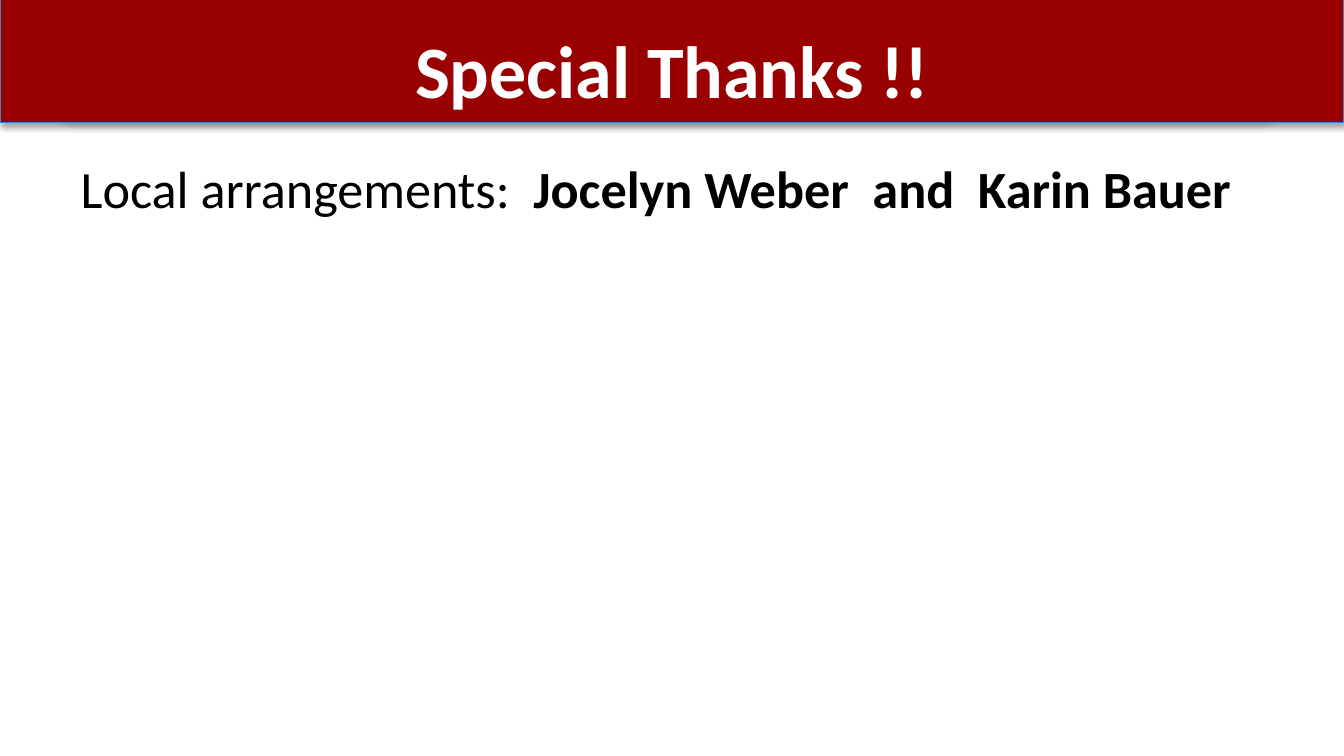
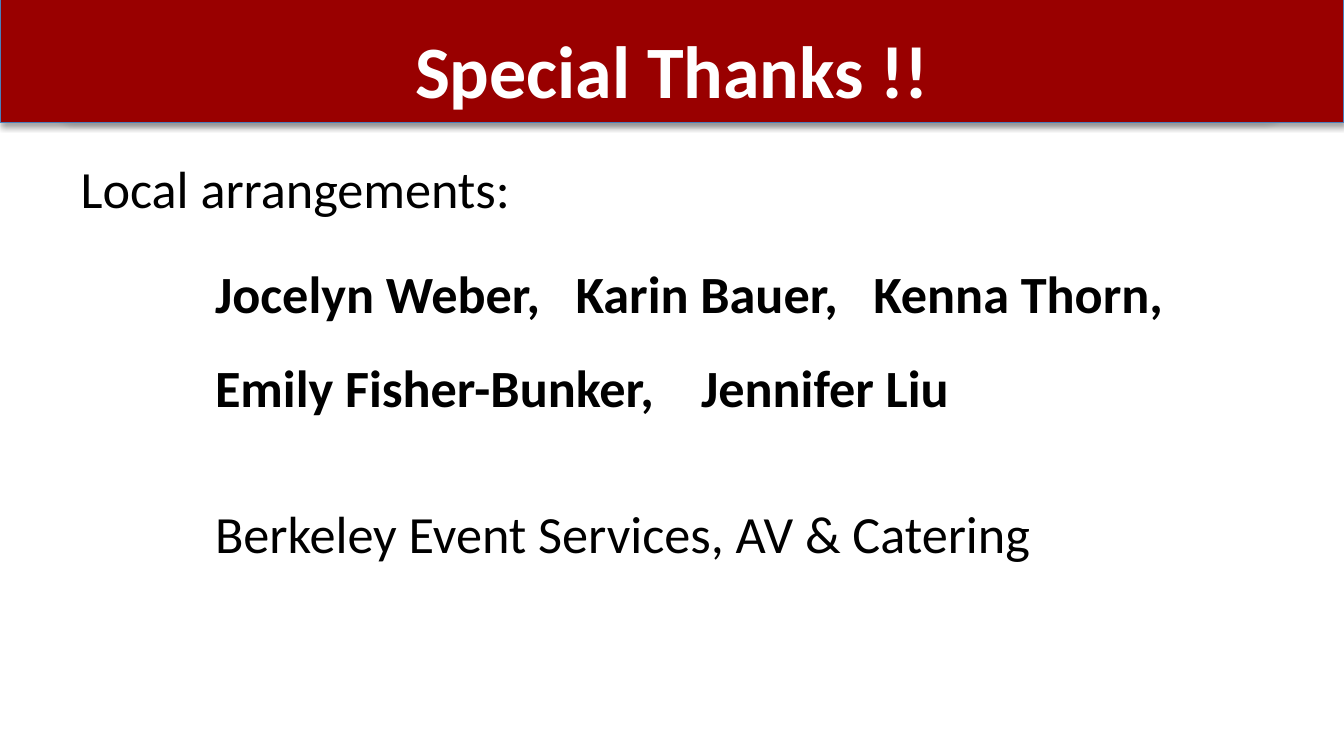
Before and after one commit to dabo/sbc-conference, a slide deck: slide 7 of welcome-2025.pptx. Drawn at 1344x756 pixels with LibreOffice and Linux fonts; fonts in the diff are those of the drawing. Boxes give left, top, right and bottom in pixels: in the first picture for what was removed or moved away, otherwise in the second. Text is boxed around its words. In the diff, an @@ line names an element or a change of style, - is before the commit and + after.

```diff
--- a/welcome-2025.pptx
+++ b/welcome-2025.pptx
@@ text at <box>81,171,1163,562</box>: text changed @@
-Local arrangements: Jocelyn Weber and Karin Bauer
+Local arrangements:
+Jocelyn Weber, Karin Bauer, Kenna Thorn,
+Emily Fisher-Bunker, Jennifer Liu
+Berkeley Event Services, AV & Catering
```
Also in this commit, not shown: 3 other slides changed, 1 slide added, 1 slide removed.
